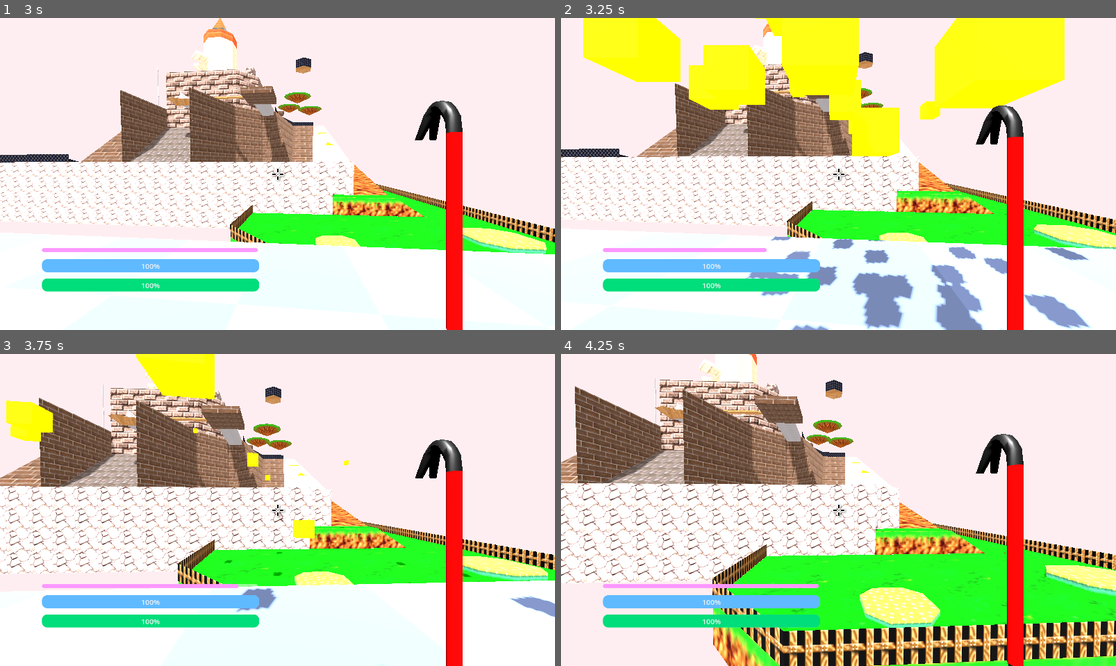
Above: before the commit, frames 1-4 (two rows, left to right).
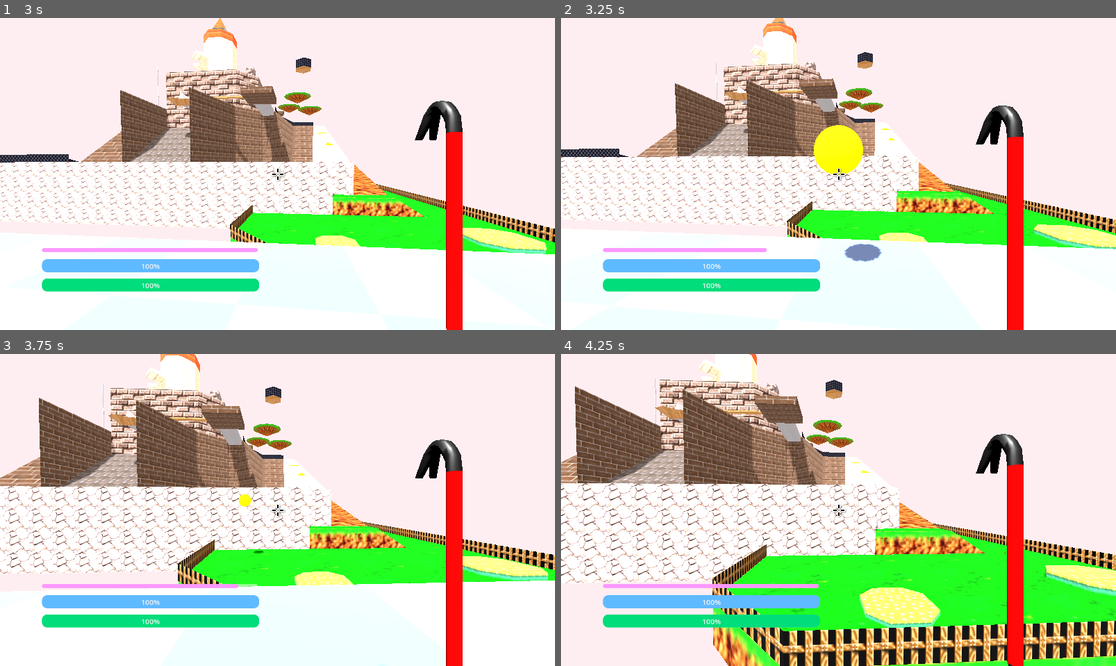
Above: after the commit, the same moments.

Repository: matousposp08/APCompSciGame
Game: Godot game, scene res://MULTIPLAYER STUFF DON'T TOUCH/AP GAME ONLY/scenes/world2.tscn
Two runs of this game, one before a commit and one after it. Both use one fixed random seed, a clock stepped at 60 frames per second and the inputs below.
Inputs (mouse positions are in pixels of both pictures, inside the frame that each line leads up to):
- Up to frame 1 (3 s): click (277, 195) at 0.52 s; type "Alex" at 0.6 s; click (277, 214) at 0.75 s; type "12" at 0.83 s; click "HOST" at 1.25 s; tap Enter (ui_accept) at 2 s; move the mouse to (305, 174) at 2.02 s; press the mouse at (305, 174) at 2.03 s; hold W (move_forward) from 2.03 s (still down); tap Space (move_jump) at 2.27 s; tap E (magic) at 2.3, 2.85 s; move the mouse to (249, 174) at 2.77 s; release the mouse at (249, 174) at 2.78 s
- Up to frame 2 (3.25 s): keep holding W (move_forward); tap Space (move_jump) at 3.02 s; click (810, 174) at 3.05 s
- Up to frame 3 (3.75 s): keep holding W (move_forward); move the mouse to (288, 503) at 3.52 s; tap F (build) at 3.6 s
- Up to frame 4 (4.25 s): keep holding W (move_forward); tap E (magic) at 3.8 s

Frame 1 is identical in both runs. In frame 2, 23% of the frame differs, in the area x 4-96%, y 0-100%; in frame 3, 3.6%; in frame 4, nothing differs.

Commit message:
fireball: add back proper functionality

Diff:
--- a/scenes/player/player.gd
+++ b/scenes/player/player.gd
@@ -237,7 +237,9 @@
 	instance.position = $head.global_position
 	instance.transform.basis = $head.global_transform.basis
 	get_parent().add_child(instance)
+	print(from)
 	instance.get_node("Area3D").add_to_group(from)
+	instance.from = from
 	rpc("rpc_spawn_fireball", instance.position, instance.transform.basis)
 
 @rpc func rpc_spawn_fireball(position, basis):
@@ -280,7 +282,6 @@
 		mana -= 40
 
 func _on_area_3d_area_entered(area):
-	print(get_tree())
 	if not is_multiplayer_authority(): return
 
 	#print(area.get_groups())
@@ -293,8 +294,8 @@
 		other = str(area.get_parent().get_parent().get_parent().from)
 		other2 = str(area.get_parent().get_parent().get_parent().name)
 
-	print(other)
-	print(other2)
+	#print(other)
+	#print(other2)
 	#print(from)
 	if not(other == from):
 		if area.is_in_group("fireball") and not(area.is_in_group(from)):
--- a/stuff/scripts/fireball.gd
+++ b/stuff/scripts/fireball.gd
@@ -8,7 +8,6 @@
 @onready var particles = $GPUParticles3D
 # Called when the node enters the scene tree for the first time.
 func _ready():
-	$Area3D.add_to_group(from)
 	$Area3D/CollisionShape3D.disabled = false
 	x = 120
 
@@ -22,6 +21,9 @@
 
 
 func _on_area_3d_area_entered(area):
+	print(area.get_groups())
+
+	print(not(area.is_in_group(from)))
 	if not(area.is_in_group(from)) and not(area.is_in_group("fireball")):
 		$Area3D/CollisionShape3D.disabled = true
 		mesh.visible = false
Not shown, changed: .gitignore
